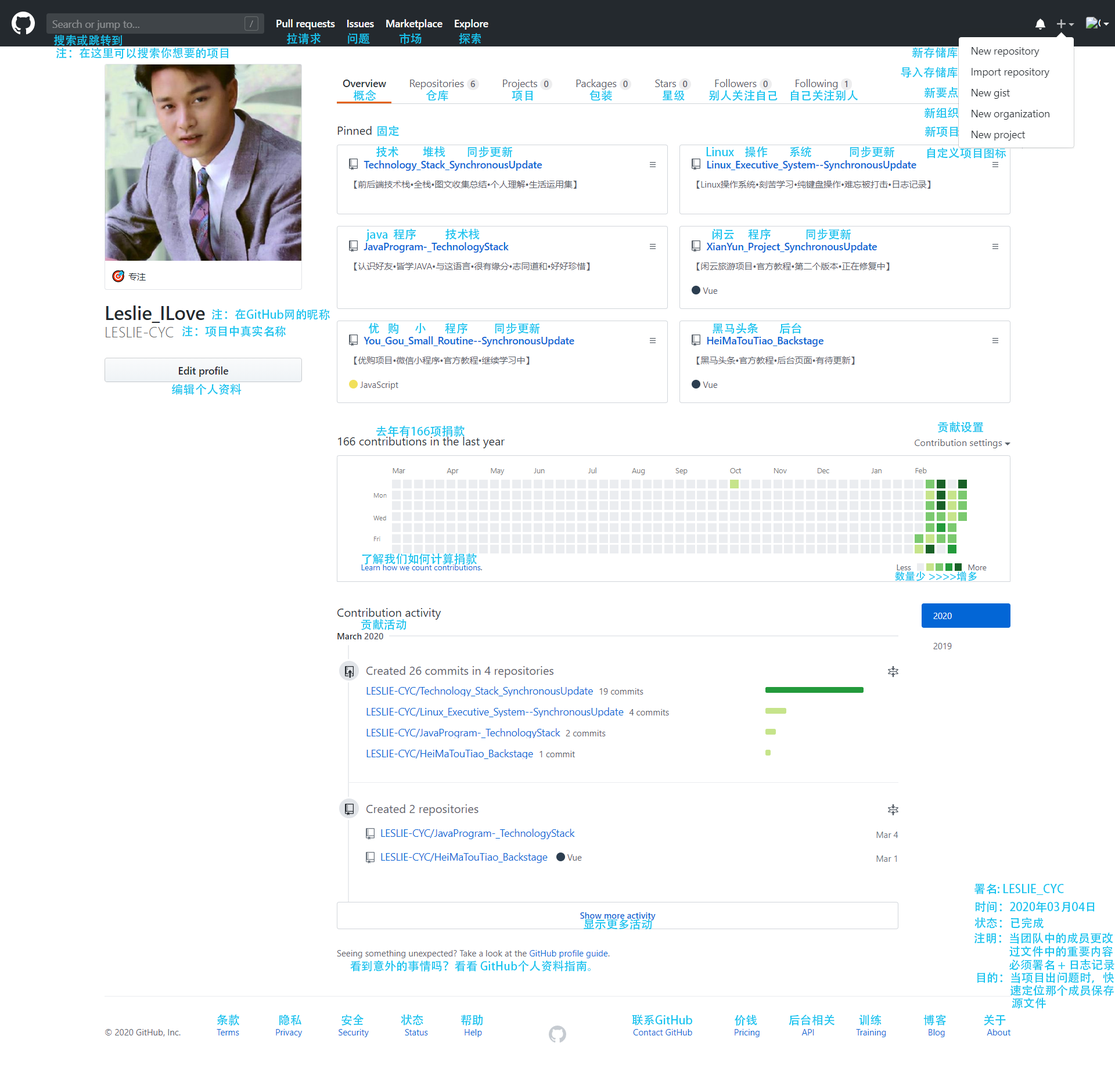
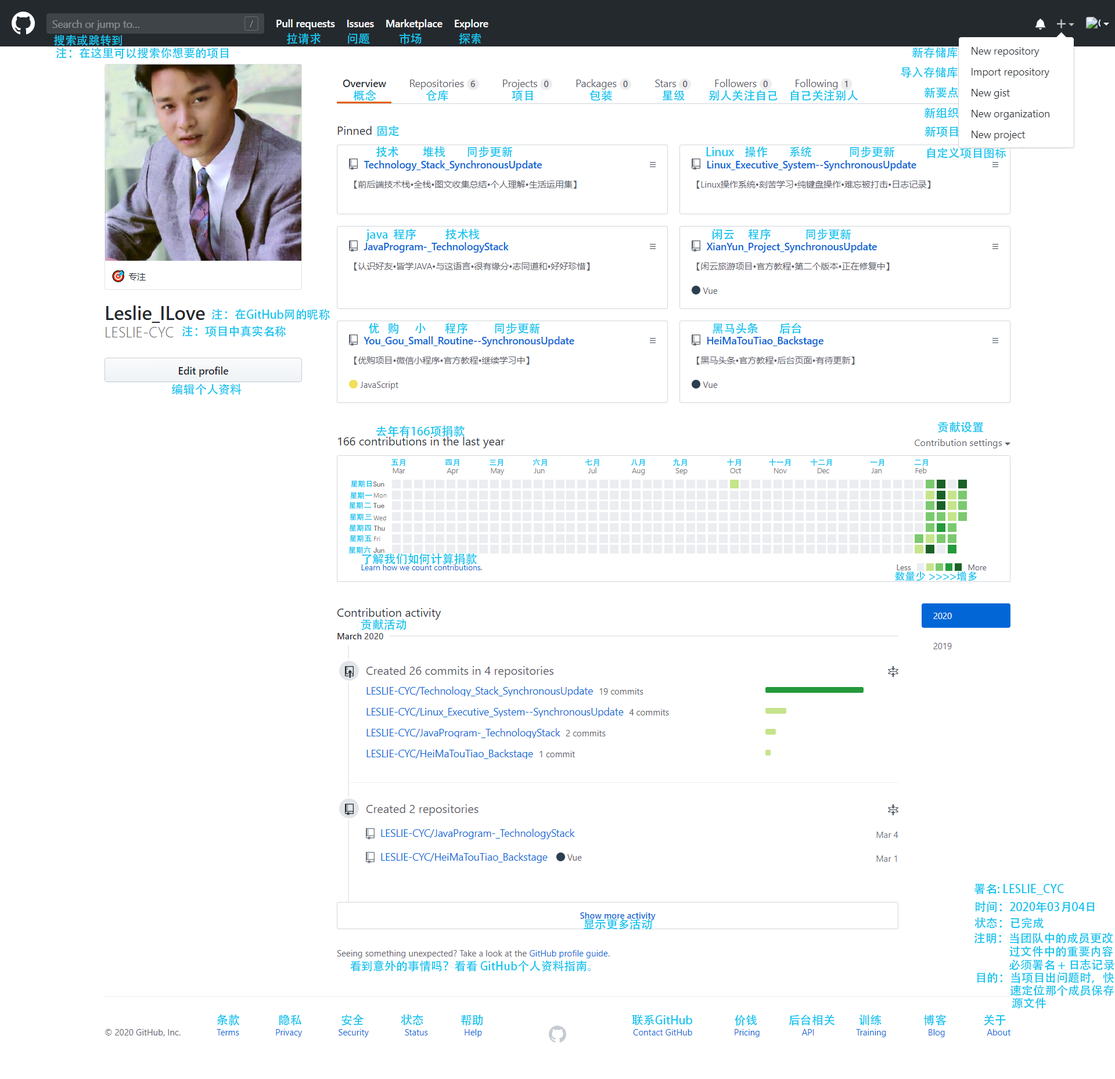
Layers edited between the first and the second 1115 × 1079 image:
added layer "星期四" above "Tue" over [left=349, top=524, right=372, bottom=532]
added layer "Tue" above "Jun" over [left=373, top=502, right=385, bottom=509]
added layer "Jun" above "Thu" over [left=373, top=547, right=385, bottom=553]
added layer "Thu" above "Sun" over [left=373, top=525, right=386, bottom=531]
added layer "Sun" above "星期日" over [left=372, top=481, right=385, bottom=487]
added layer "星期日" above "星期二" over [left=350, top=480, right=373, bottom=488]
added layer "星期二" above "星期六" over [left=349, top=501, right=372, bottom=509]
added layer "星期六" above "星期五" over [left=348, top=545, right=371, bottom=554]
added layer "星期五" above "星期三" over [left=349, top=534, right=372, bottom=542]
added layer "星期三" above "星期一" over [left=349, top=513, right=372, bottom=521]
added layer "星期一" above "五月 四月 三月" over [left=350, top=491, right=373, bottom=499]
added layer "五月 四月 三月" above "概念 仓库 项目" over [left=391, top=458, right=929, bottom=467]
